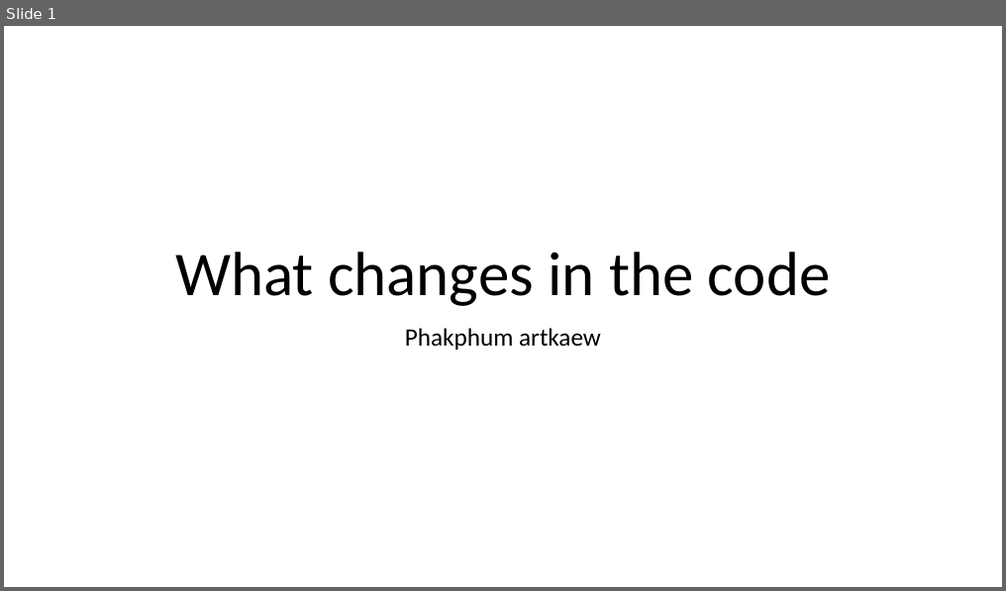
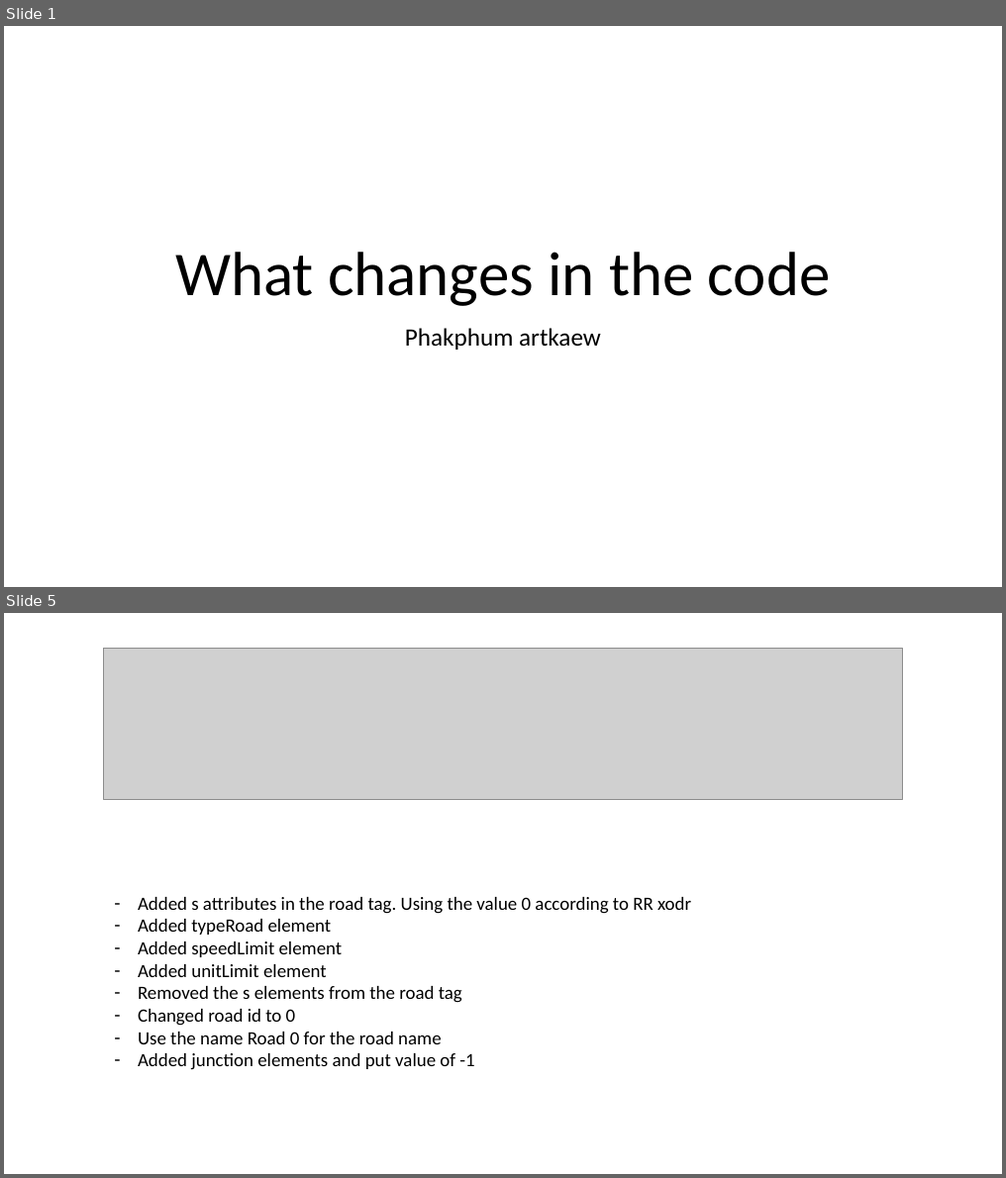
Before and after one commit to ivsg-psu/PathPlanning_MapTools_ParseXODR, a slide deck: Documents/xodr_changes_in_code.pptx. Shown one above the other, each under a label of ours: slide 1 before the commit, slides 1 and 5 after it; the slides between them are not shown. The pictures are 1006x591 and 1006x1178 pixels, drawn with LibreOffice and Linux fonts; fonts in the diff are those of the drawing; grey boxes stand for pictures. Boxes give left, top, right and bottom in pixels: in the first picture for what was removed or moved away, otherwise in the second. Text is boxed around its words. In the diff, an @@ line names an element or a change of style, - is before the commit and + after.

```diff
--- a/Documents/xodr_changes_in_code.pptx
+++ b/Documents/xodr_changes_in_code.pptx
@@ slide 5 added at [4,613,1002,1174], background #FFFFFF @@
@@ picture added at [104,649,902,799] @@
@@ text added at [138,897,691,1070], 18 pt, text #000000 @@
+– Added s attributes in the road tag. Using the value 0 according to RR xodr
+– Added typeRoad element
+– Added speedLimit element
+– Added unitLimit element
+– Removed the s elements from the road tag
+– Changed road id to 0
+– Use the name Road 0 for the road name
+– Added junction elements and put value of -1
```
Also in this commit, not shown: 8 other slides added, 1 slide removed.
